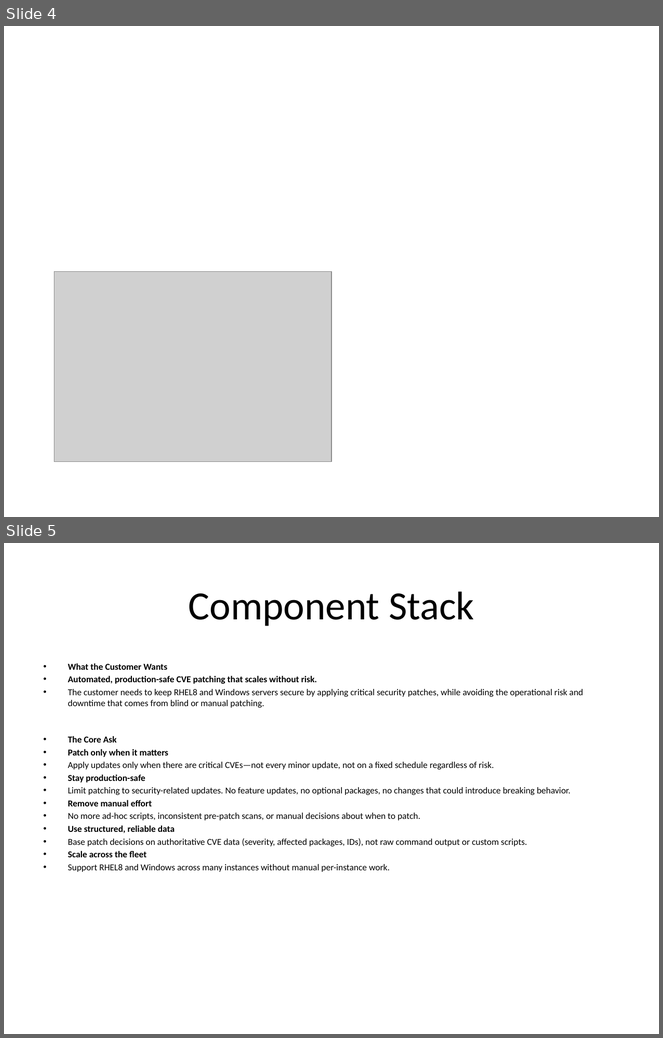
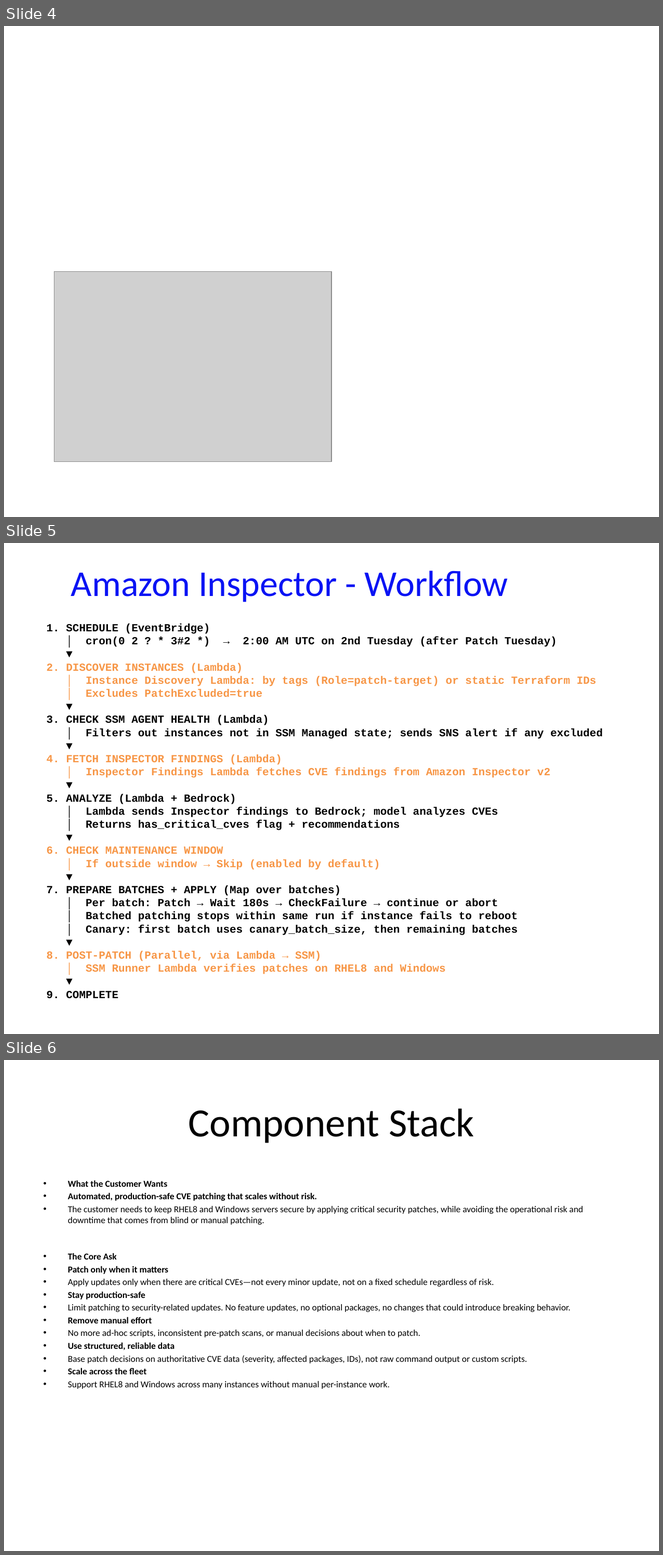
Before and after one commit to ckbitra/aiops-r8, a slide deck: docs/aiops_r8_presentation.pptx. Shown one above the other, each under a label of ours: slides 4 and 5 before the commit, slides 4, 5 and 6 after it. The pictures are 663x1038 and 663x1555 pixels, drawn with LibreOffice and Linux fonts; fonts in the diff are those of the drawing; grey boxes stand for pictures. Boxes give left, top, right and bottom in pixels: in the first picture for what was removed or moved away, otherwise in the second. Text is boxed around its words. In the diff, an @@ line names an element or a change of style, - is before the commit and + after.

```diff
--- a/docs/aiops_r8_presentation.pptx
+++ b/docs/aiops_r8_presentation.pptx
@@ slide 5 added at [4,543,659,1034], background #FFFFFF @@
@@ text added at [71,571,508,602], 40 pt, text #0A13F4 @@
+Amazon Inspector - Workflow
@@ text added at [47,624,603,999], 12 pt, text #000000, bold @@
+1. SCHEDULE (EventBridge)
+│ cron(0 2 ? * 3#2 *) → 2:00 AM UTC on 2nd Tuesday (after Patch Tuesday)
+▼
+2. DISCOVER INSTANCES (Lambda)
+│ Instance Discovery Lambda: by tags (Role=patch-target) or static Terraform IDs
+│ Excludes PatchExcluded=true
+▼
+3. CHECK SSM AGENT HEALTH (Lambda)
+│ Filters out instances not in SSM Managed state; sends SNS alert if any excluded
+▼
+4. FETCH INSPECTOR FINDINGS (Lambda)
+│ Inspector Findings Lambda fetches CVE findings from Amazon Inspector v2
+▼
+5. ANALYZE (Lambda + Bedrock)
+│ Lambda sends Inspector findings to Bedrock; model analyzes CVEs
+│ Returns has_critical_cves flag + recommendations
+▼
+6. CHECK MAINTENANCE WINDOW
+│ If outside window → Skip (enabled by default)
+▼
+7. PREPARE BATCHES + APPLY (Map over batches)
+│ Per batch: Patch → Wait 180s → CheckFailure → continue or abort
+│ Batched patching stops within same run if instance fails to reboot
+│ Canary: first batch uses canary_batch_size, then remaining batches
+▼
+8. POST-PATCH (Parallel, via Lambda → SSM)
+│ SSM Runner Lambda verifies patches on RHEL8 and Windows
+▼
+9. COMPLETE
@@ what was slide 5 is now slide 6 @@
```
Also in this commit, not shown: 2 other files.
